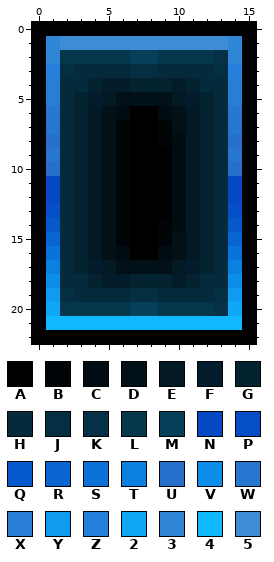
Two versions of one pixel-art sprite, gtk-3.0/darkelements/scrollbars/slider-vert.png. That is the earlier state.
The file is 16x23 pixels. Colours within 5 levels of each other are drawn and written as one.
Palette (. is transparent): A #000000  B #010406  C #010b12  D #021117  E #031a24  F #031c2b  G #042331  H #052a3b  J #042e41  K #063048  L #05364b  M #063f58  N #0448c2  P #0550c6  Q #0659cb  R #0865d2  S #0973d9  T #0a80e0  U #2670cc  V #0c8de8  W #2777d1  X #287dd4  Y #0e9bf0  Z #2580dd  2 #0fa7f6  3 #3086d6  4 #11b8ff  5 #3e8cd3
And afterwards:
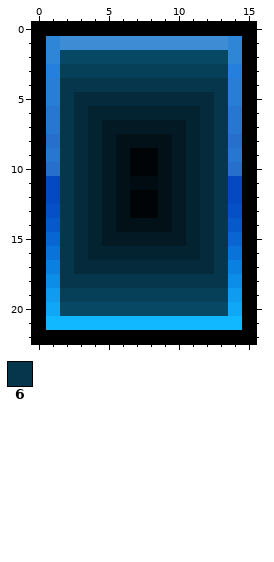
Colours new in this view: 6 #05364b
Diff:
colour L: #05364b -> #074965
Changed rows in their new state; - is a pixel that keeps its letter.
first column x 2:
 2 -----LL----L
 3 MMMMMMMMMMMM
 4 666666666666
 5 6HHHHHHHHHH6
 6 6HGGGGGGGGH6
 7 6HGEEEEEEGH6
 8 6HGEDDDDEGH6
 9 6HGEDBBDEGH6
10 6HGEDBBDEGH6
11 6HGEDCCDEGH6
12 6HGEDBBDEGH6
13 6HGEDBBDEGH6
14 6HGEDDDDEGH6
15 6HGEEEEEEGH6
16 6HGGGGGGGGH6
17 6HHHHHHHHHH6
18 666666666666
19 MMMMMMMMMMMM
20 -----LL----L
Where, in picture pixels (left, top, right, bottom), the same in both pictures:
changed: (60, 50, 228, 316)
